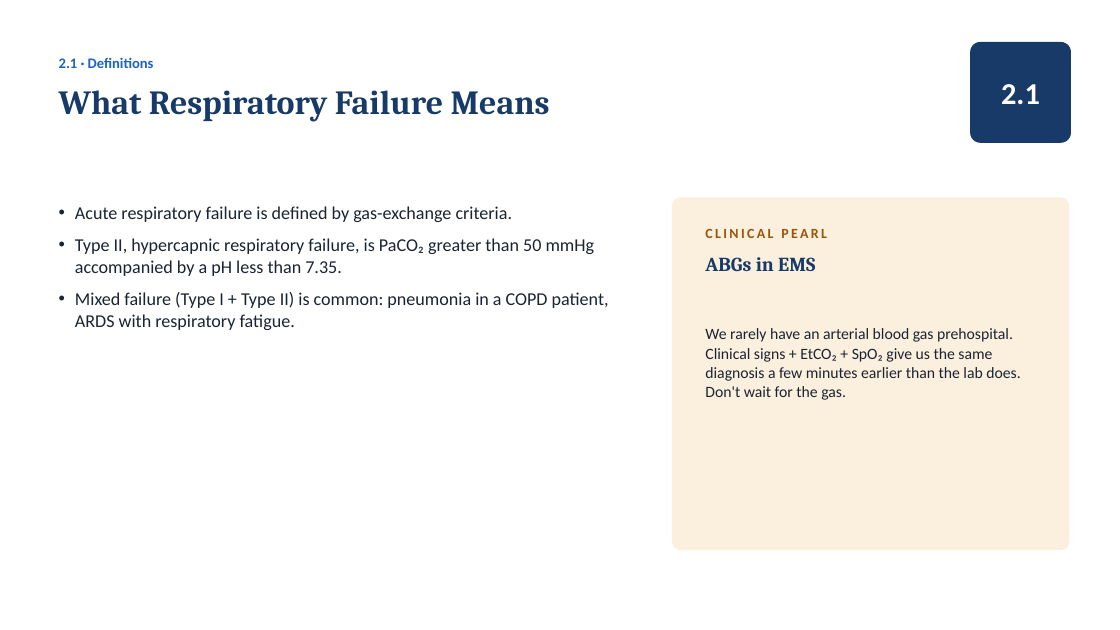
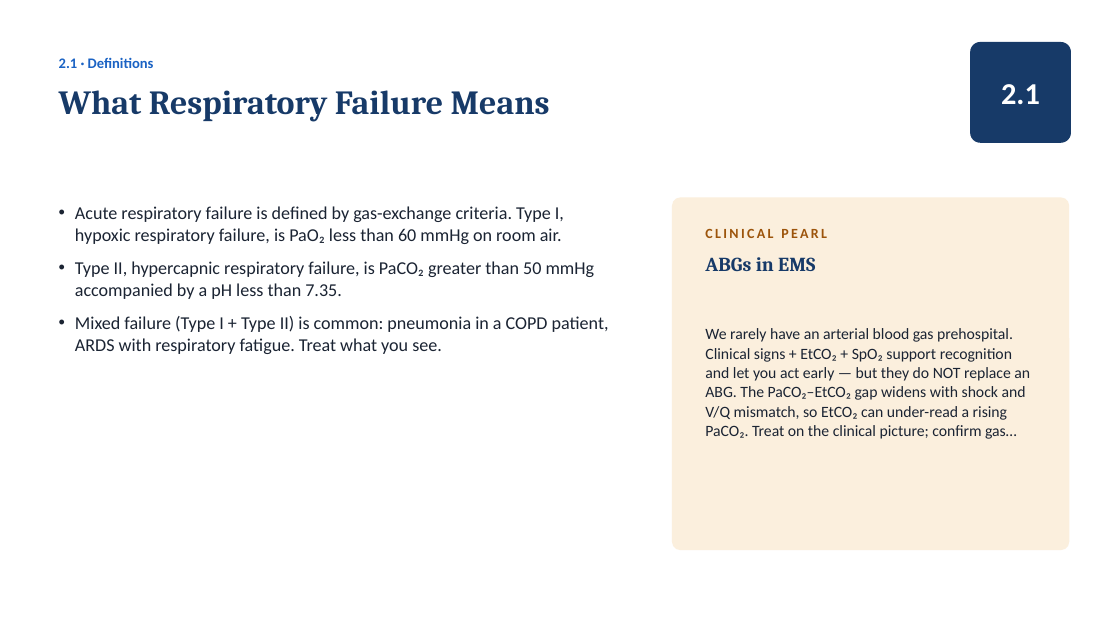
Before and after one commit to amr-kc-protocols/amr-kc-protocols, a slide deck: slide 16 of vta/slides/Ventilator_Academy_Full_Course.pptx. Drawn at 1120x630 pixels with LibreOffice and Linux fonts; fonts in the diff are those of the drawing. Boxes give left, top, right and bottom in pixels: in the first picture for what was removed or moved away, otherwise in the second. Text is boxed around its words. In the diff, an @@ line names an element or a change of style, - is before the commit and + after.

```diff
--- a/vta/slides/Ventilator_Academy_Full_Course.pptx
+++ b/vta/slides/Ventilator_Academy_Full_Course.pptx
@@ text at box(75, 206, 564, 244): text changed @@
-• Acute respiratory failure is defined by gas-exchange criteria.
+• Acute respiratory failure is defined by gas-exchange criteria. Type I, hypoxic respiratory failure, is PaO₂ less than 60 mmHg on room air.
@@ text at box(75, 261, 595, 299): more space between paragraphs @@
@@ text at box(75, 316, 609, 354): text changed @@
-• Mixed failure (Type I + Type II) is common: pneumonia in a COPD patient, ARDS with respiratory fatigue.
+• Mixed failure (Type I + Type II) is common: pneumonia in a COPD patient, ARDS with respiratory fatigue. Treat what you see.
@@ text at box(705, 328, 1030, 439): text changed @@
-We rarely have an arterial blood gas prehospital. Clinical signs + EtCO₂ + SpO₂ give us the same diagnosis a few minutes earlier than the lab does. Don't wait for the gas.
+We rarely have an arterial blood gas prehospital. Clinical signs + EtCO₂ + SpO₂ support recognition and let you act early — but they do NOT replace an ABG. The PaCO₂–EtCO₂ gap widens with shock and V/Q mismatch, so EtCO₂ can under-read a rising PaCO₂. Treat on the clinical picture; confirm gas…
```
Also in this commit, not shown: 77 other slides changed, 11 other files.
